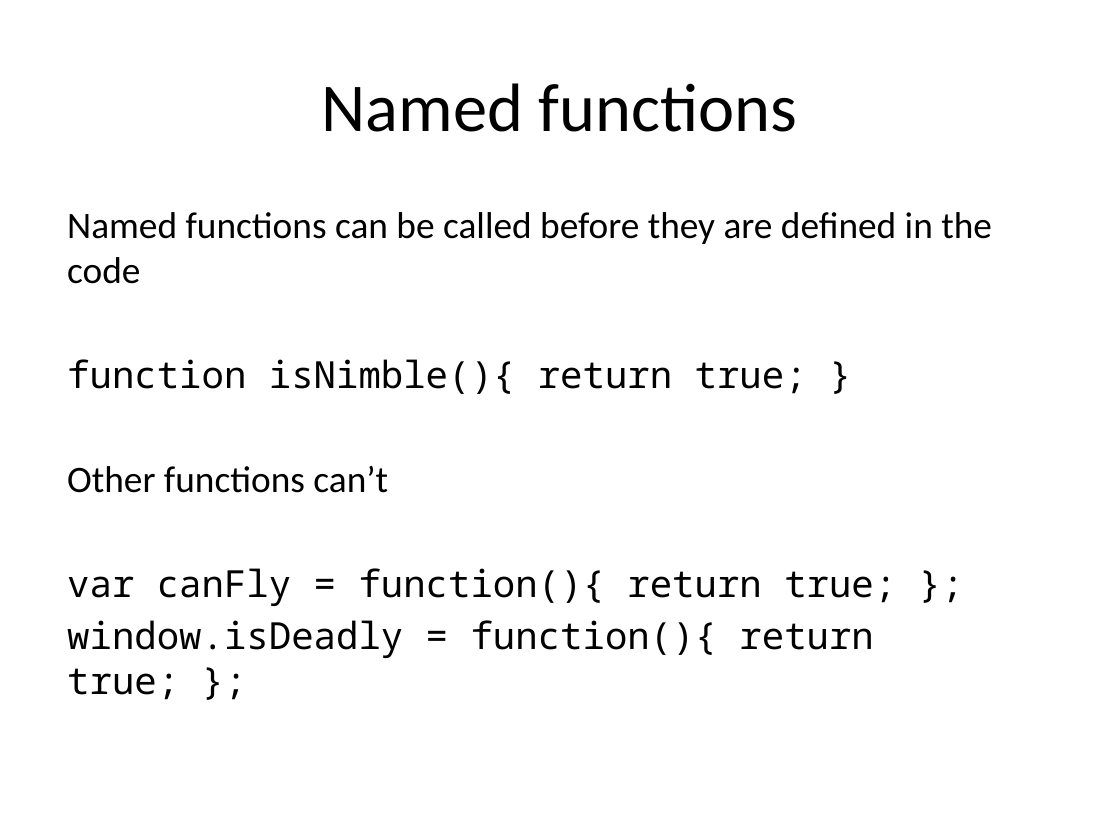
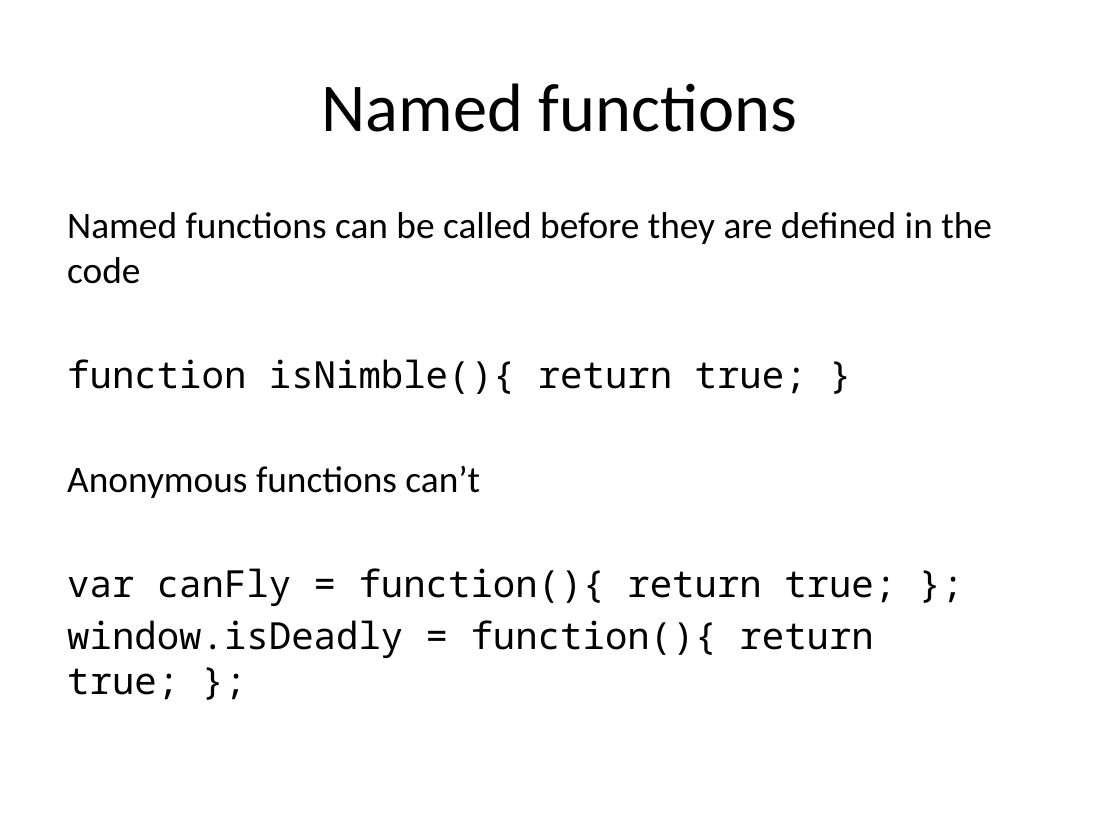
Before and after one commit to kimon-satan/SAEjavaScript, a slide deck: slide 3 of week8/slides/week8.pptx. Drawn at 1120x840 pixels with LibreOffice and Linux fonts; fonts in the diff are those of the drawing. Boxes give left, top, right and bottom in pixels: in the first picture for what was removed or moved away, otherwise in the second. Text is boxed around its words. In the diff, an @@ line names an element or a change of style, - is before the commit and + after.

Commit message:
function properties

```diff
--- a/week8/slides/week8.pptx
+++ b/week8/slides/week8.pptx
@@ text at (67, 465, 480, 498): text changed @@
-Other functions can’t
+Anonymous functions can’t
```
Also in this commit, not shown: 1 slide added.
